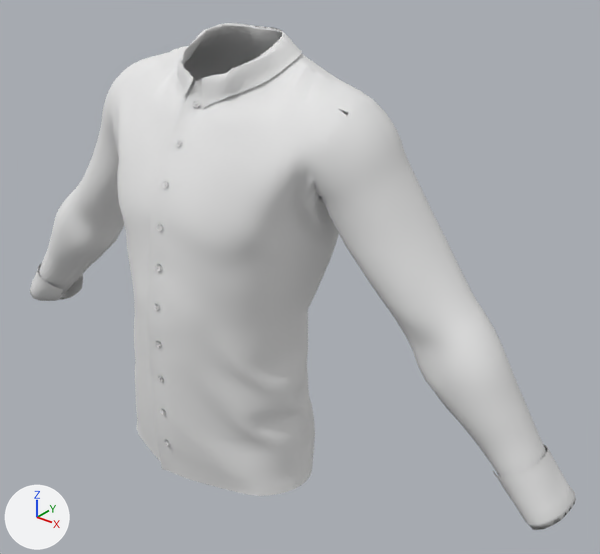
Before and after pictures for a commit that changed the OBJ model public/model/uv-kemeja-upgrade.obj.
Rendered twice from a camera (50 mm lens) standing at (0.331, -0.341, 0.774) and looking at (0.037, 0.027, 0.546). The axes (+X, +Y, +Z) are drawn at lower left. The lights are the same throughout. Where no turn or scale is listed for an object, it has been applied to the vertices. Vertices at the same position are counted once.

In view in the first picture: 'Camisa'.
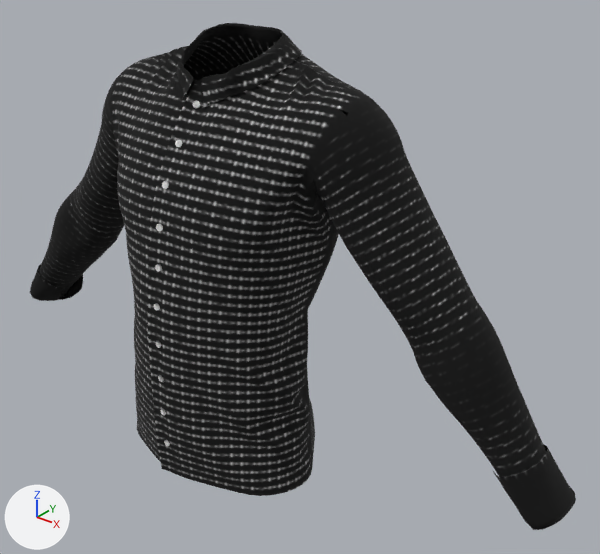
Edits to the scene script, one JSON object a line:
```json
{"op": "add", "block": "img_kemeja_panjang_png", "code": ["img_kemeja_panjang_png = load_image('kemeja-panjang.png', '../layouts/kemeja-panjang.png', 617, 846, 'sRGB')"]}
{"op": "remove", "block": "mat_fabric_1_front_3601", "code": "mat_fabric_1_front_3601.base_color = (0.8, 0.8, 0.8)  # white #e7e7e7"}
{"op": "add", "block": "mat_fabric_1_front_3601", "code": "mat_fabric_1_front_3601.texture = img_kemeja_panjang_png"}
{"block": "me_camisa", "where": "me_camisa.from_pydata(...)  # 21900 vertices, 36496 faces; spans x -0.233..0.228, y -0.062..0.065, z 0.417..0.694"}
{"block": "me_camisa", "where": "# used by ob_camisa; location = (0.0, 0.0, 0.0)"}
{"block": "me_camisa", "change": "me_camisa part 1: texture (UV) coordinates of 33770 of 36496 faces, centred in x -0.231..0.228, y -0.062..0.064, z 0.419..0.693, changed; they spanned u 0.0..1.0, v 0.0..0.99 and now span u 0.03..0.91, v 0.06..0.98"}
```

Boxes [x1, y1, x2, y2] around the edits, measured in the pictures (600 x 554 px):
```json
{"object": "Camisa", "change": "surface changed", "before": [30, 23, 576, 530], "after": [30, 23, 576, 530], "on screen": "grey to black"}
```
